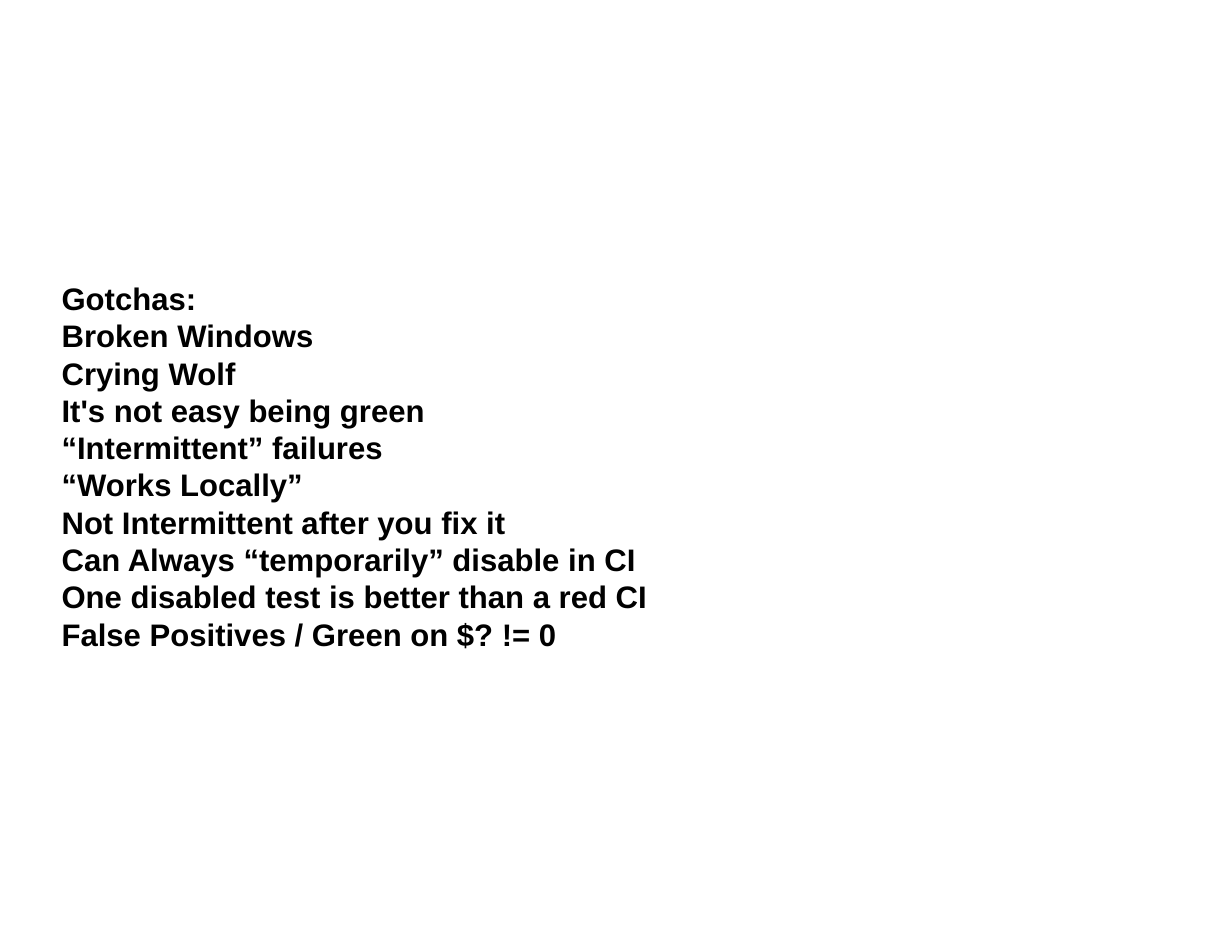
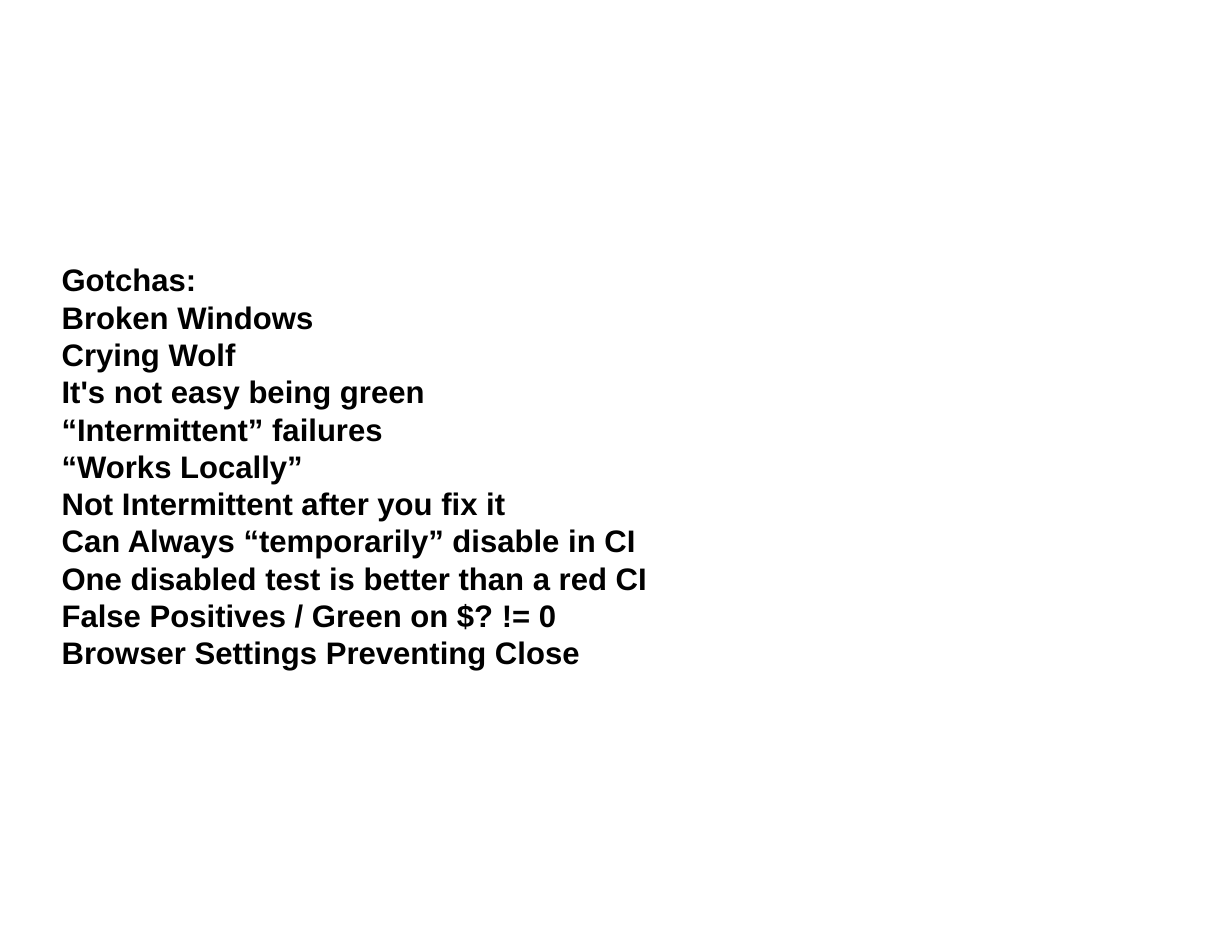
Before and after one commit to thewoolleyman/ci_for_the_rails_guy_or_gal, a slide deck: slide 85 of presentation/ci_for_the_web_2.0_guy_or_gal.odp (slide 79 before the commit). Drawn at 1232x925 pixels with LibreOffice and Linux fonts; fonts in the diff are those of the drawing. Boxes give left, top, right and bottom in pixels: in the first picture for what was removed or moved away, otherwise in the second. Text is boxed around its words. In the diff, an @@ line names an element or a change of style, - is before the commit and + after.

```diff
--- a/presentation/ci_for_the_web_2.0_guy_or_gal.odp
+++ b/presentation/ci_for_the_web_2.0_guy_or_gal.odp
@@ title at [62, 268, 647, 671]: text changed @@
-Gotchas:
-Broken Windows
-Crying Wolf
-It's not easy being green
-“Intermittent” failures
-“Works Locally”
-Not Intermittent after you fix it
-Can Always “temporarily” disable in CI
-One disabled test is better than a red CI
-False Positives / Green on $? != 0
+Gotchas:
+Broken Windows
+Crying Wolf
+It's not easy being green
+“Intermittent” failures
+“Works Locally”
+Not Intermittent after you fix it
+Can Always “temporarily” disable in CI
+One disabled test is better than a red CI
+False Positives / Green on $? != 0
+Browser Settings Preventing Close
```
Also in this commit, not shown: 7 slides added, 1 slide removed, 1 other file.
